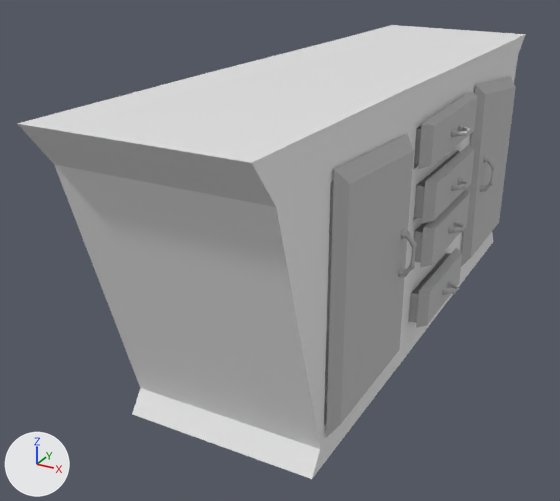
What one commit did to the FBX model Assets/3D Assets/Schlafbereich/SchlafzimmerKommode.fbx.
One viewpoint serves both versions: a camera (50 mm lens) standing at (1.35, -3.16, 1.83) and looking at (-0.21, -0.32, 0.42). Every picture has the same lights, and +X, +Y and +Z are marked at lower left.

In view in the first picture: 'Cube', 'SZK_Door_left', 'SZK_Door_right', 'SZK_Schublade1', 'SZK_Schublade2', 'SZK_Schublade3', 'SZK_Schublade4'.
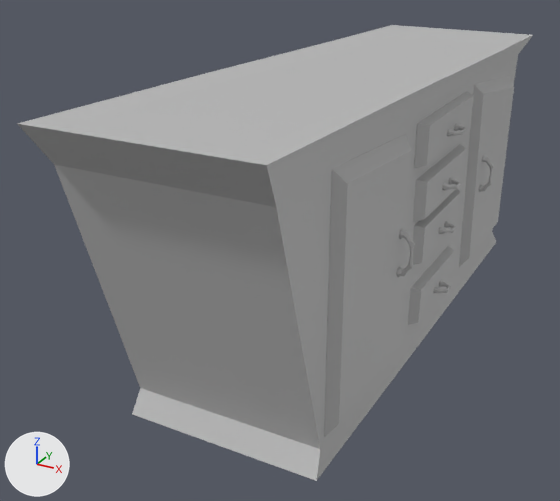
The change, as a list of edits to the scene's bpy script:
```text
Change me_schlafzimmer_kommode_013:
    where me_schlafzimmer_kommode_013.from_pydata(...)  # 98 vertices, 90 faces; spans x 0.0..0.097, y -0.707..0.0, z -0.472..0.489
    remove me_schlafzimmer_kommode_013.materials.append(mat_initialshadinggroup_002)  # grey #bcbcbc
    add me_schlafzimmer_kommode_013.materials.append(mat_rechte_kommodentuer)  # grey #bcbcbc
Change me_schlafzimmer_kommode_009:
    remove me_schlafzimmer_kommode_009.from_pydata(...)  # 160 vertices, 153 faces; spans x -0.548..0.124, y -0.263..0.265, z -0.086..0.095
    remove me_schlafzimmer_kommode_009.materials.append(mat_initialshadinggroup_002)  # grey #bcbcbc
    add me_schlafzimmer_kommode_009.from_pydata(...)  # 158 vertices, 150 faces; spans x -0.548..0.124, y -0.332..0.334, z -0.083..0.098
    me_schlafzimmer_kommode_009 part 4: the loose piece of 90 vertices spanning x 0.064..0.124, y -0.049..0.048, z -0.012..0.019 is scaled about its middle by (1, 1.26, 1), then moved by (0.0, 0.0, -0.002), in mat_schublade1 (grey #bcbcbc)
    me_schlafzimmer_kommode_009 part 5: the loose piece of 70 vertices spanning x -0.548..0.065, y -0.263..0.265, z -0.086..0.095 is rebuilt with 68 vertices and now spans x -0.548..0.065, y -0.332..0.334, z -0.083..0.098, in mat_schublade1 (grey #bcbcbc)
    add me_schlafzimmer_kommode_009.materials.append(mat_schublade1)  # grey #bcbcbc
Change me_schlafzimmer_kommode_001:
    remove me_schlafzimmer_kommode_001.from_pydata(...)  # 160 vertices, 153 faces; spans x -0.548..0.124, y -0.296..0.298, z -0.085..0.095
    remove me_schlafzimmer_kommode_001.materials.append(mat_initialshadinggroup_002)  # grey #bcbcbc
    add me_schlafzimmer_kommode_001.from_pydata(...)  # 158 vertices, 150 faces; spans x -0.548..0.124, y -0.332..0.334, z -0.083..0.098
    me_schlafzimmer_kommode_001 part 8: the loose piece of 90 vertices spanning x 0.064..0.124, y -0.055..0.054, z -0.013..0.018 is scaled about its middle by (1, 1.12, 1), then moved by (0.0, 0.0, -0.002), in mat_schublade3 (grey #bcbcbc)
    me_schlafzimmer_kommode_001 part 9: the loose piece of 70 vertices spanning x -0.548..0.066, y -0.296..0.298, z -0.085..0.095 is rebuilt with 68 vertices and now spans x -0.548..0.065, y -0.332..0.334, z -0.083..0.098, in mat_schublade3 (grey #bcbcbc)
    add me_schlafzimmer_kommode_001.materials.append(mat_schublade3)  # grey #bcbcbc
Change me_schlafzimmer_kommode_002:
    remove me_schlafzimmer_kommode_002.from_pydata(...)  # 160 vertices, 153 faces; spans x -0.547..0.123, y -0.281..0.282, z -0.089..0.092
    remove me_schlafzimmer_kommode_002.materials.append(mat_initialshadinggroup_002)  # grey #bcbcbc
    add me_schlafzimmer_kommode_002.from_pydata(...)  # 158 vertices, 150 faces; spans x -0.548..0.124, y -0.332..0.334, z -0.083..0.098
    me_schlafzimmer_kommode_002 part 6: the loose piece of 90 vertices spanning x 0.063..0.123, y -0.052..0.051, z -0.01..0.021 is scaled about its middle by (1, 1.18, 1), then moved by (0.001, 0.0, -0.004), in mat_schublade4 (grey #bcbcbc)
    me_schlafzimmer_kommode_002 part 7: the loose piece of 70 vertices spanning x -0.547..0.067, y -0.281..0.282, z -0.089..0.092 is rebuilt with 68 vertices and now spans x -0.548..0.065, y -0.332..0.334, z -0.083..0.098, in mat_schublade4 (grey #bcbcbc)
    add me_schlafzimmer_kommode_002.materials.append(mat_schublade4)  # grey #bcbcbc
Change me_schlafzimmer_kommode_011:
    where me_schlafzimmer_kommode_011.from_pydata(...)  # 98 vertices, 90 faces; spans x 0.0..0.097, y 0.0..0.645, z -0.465..0.528
    remove me_schlafzimmer_kommode_011.materials.append(mat_initialshadinggroup_002)  # grey #bcbcbc
    add me_schlafzimmer_kommode_011.materials.append(mat_linke_kommodentuer)  # grey #bcbcbc
Change me_cube_001:
    remove me_cube_001.from_pydata(...)  # 128 vertices, 126 faces; spans x -0.4..0.4, y -1.57..1.44, z 0.0..1.26
    add me_cube_001.from_pydata(...)  # 128 vertices, 126 faces; spans x -0.4..0.44, y -1.57..1.44, z 0.0..1.26
    me_cube_001 part 1: all 4 vertices in x 0.4, y -1.19..1.25, z 0.0 are moved by (0.02, 0.0, 0.0)
    me_cube_001 part 2: all 4 vertices in x 0.4, y -1.57..1.44, z 1.19..1.26 are moved by (0.04, 0.0, 0.0)
    me_cube_001 part 3: edges marked sharp go from 140 to 252
    add me_cube_001.materials.append(mat_kommode)  # grey #bcbcbc
Change ob_szk_door_right:
    ob_szk_door_right.location: (0.407, 1.152, 0.604) -> (0.4, 1.152, 0.604)
Change ob_szk_schublade3:
    ob_szk_schublade3.location: (0.412, 0.002, 0.747) -> (0.373, 0.002, 0.541)
    ob_szk_schublade3.scale: (1.0, 1.0, 1.0) -> (1.0, 0.834, 1.0)
Change ob_szk_door_left:
    ob_szk_door_left.location: (0.407, -1.099, 0.585) -> (0.4, -1.099, 0.585)
```

Boxes [x1, y1, x2, y2] around the edits, measured in the pictures (560 x 501 px; the box of a moved part takes in the faces that stretch with it):
'Cube', recoloured, reshaped, shading changed (white to grey)
    before: [17, 25, 526, 479]
    after: [17, 25, 533, 481]
'SZK_Door_left', moved
    before: [326, 134, 417, 438]
    after: [324, 134, 415, 437]
'SZK_Door_right', moved
    before: [461, 77, 516, 267]
    after: [459, 76, 514, 267]
'SZK_Schublade3', reshaped, moved, rescaled
    before: [414, 145, 475, 223]
    after: [413, 189, 461, 265]
part 1 of me_cube_001, moved or reshaped
    before: [132, 233, 494, 479]
    after: [132, 232, 496, 481]
part 2 of me_cube_001, moved or reshaped
    before: [17, 25, 526, 207]
    after: [17, 25, 533, 207]
part 3 of me_cube_001, shading changed
    both: [54, 56, 518, 449]
part 4 of me_schlafzimmer_kommode_009, moved or reshaped
    before: [442, 281, 459, 295]
    after: [447, 124, 467, 136]
part 5 of me_schlafzimmer_kommode_009, rebuilt
    before: [409, 248, 462, 328]
    after: [414, 91, 474, 168]
part 6 of me_schlafzimmer_kommode_002, moved or reshaped
    before: [448, 220, 466, 233]
    after: [433, 280, 451, 293]
part 7 of me_schlafzimmer_kommode_002, rebuilt
    before: [414, 190, 470, 268]
    after: [408, 246, 454, 325]
part 8 of me_schlafzimmer_kommode_001, moved or reshaped
    before: [451, 178, 470, 191]
    after: [438, 221, 457, 234]
part 9 of me_schlafzimmer_kommode_001, rebuilt
    before: [414, 145, 475, 223]
    after: [413, 189, 461, 265]
